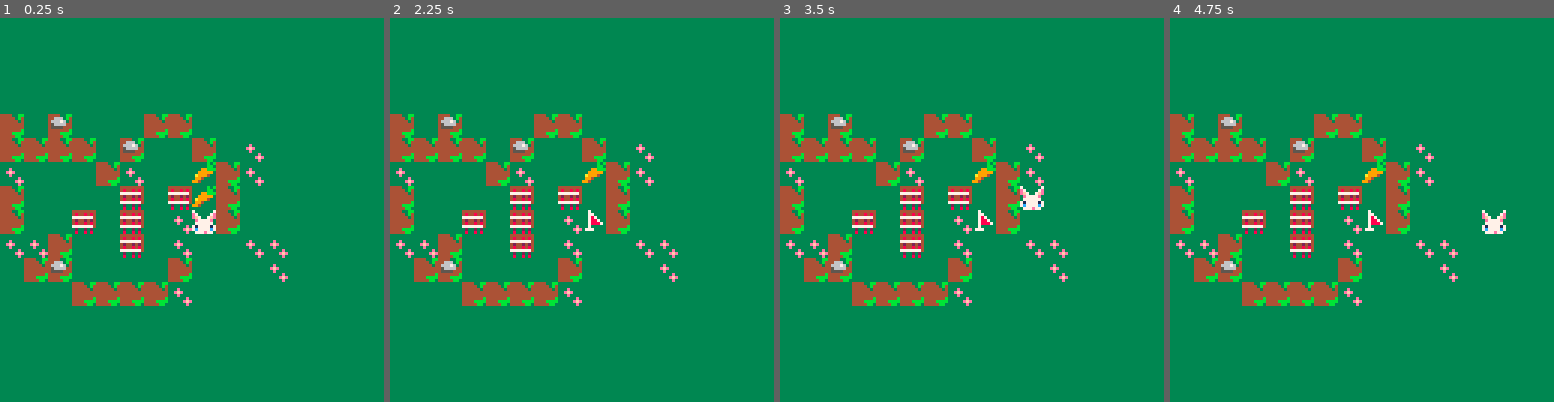
Above: before the commit, frames 1-4 (left to right).
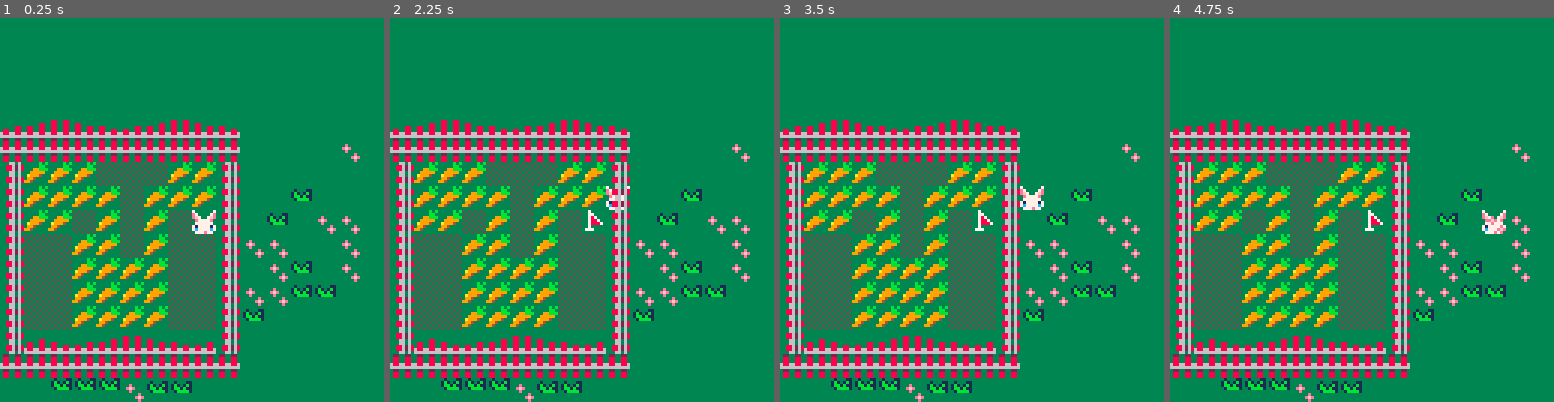
Above: after the commit, the same moments.

Repository: estellerostan/CARROTLAND
Game: PICO-8 cartridge carrotland.p8
Two runs of this game, one before a commit and one after it. Both use one fixed random seed, a clock stepped at 60 frames per second and the inputs below.
Inputs:
- Up to frame 1 (0.25 s): no input
- Up to frame 2 (2.25 s): hold Right 1.6-2.1 s; hold Up from 2.15 s (still down)
- Up to frame 3 (3.5 s): release Up at 2.42 s; hold Right 2.47-3.03 s; hold Left from 3.08 s (still down)
- Up to frame 4 (4.75 s): release Left at 3.58 s; hold Down 3.63-3.97 s; hold Right 4.02-4.68 s; hold Up from 4.73 s (still down)

The runs differ from the first frame. In frame 1, 28% of the frame differs, in the area x 0-94%, y 25-100%; in frame 2, 28%; in frame 3, 28%; in frame 4, 28%.

Commit message:
Draw all carrots for the level. Map improvements.
Carrots now drawn using a function. Map is now more structured : a fence that acts as the boundaries for the level, grey zones inside the fence where the rabbit is not supposed to walk on, more test plants.

Diff:
--- a/carrotland.p8
+++ b/carrotland.p8
@@ -6,13 +6,16 @@
 
 -- todo :
 -- 4. collisions
---    remove carrot if wlaked on
 --    prevent going back
---    prevent going out of bond
--- 5. basic animations
--- 6. retry + cleanup game
--- 7. win animation
--- 8. start screen art
+--    prevent going out of bound
+-- 5. score :
+--    based on time
+--    + number of carrots eaten
+-- 6. basic animations
+--    music
+-- 7. retry + cleanup game
+-- 8. win animation
+-- 9. start screen art
 
 
 -- improvements:
@@ -20,21 +23,6 @@
 -- add more levels
 -- tutorial
 -- level creator
-
-p_x = 64
-p_y =  64
-
-carrots = {}
-
-c_1 = {
-	x = 64,
-	y = 56
-}
-
-c_2 = {
-	x = 64,
-	y = 48
-}
 
 function _update()
 	if(btnp(0)) then
@@ -56,14 +44,14 @@
 
  -- carrots collisions
  for c in all(carrots) do
-	 if(p_y == c.y) then
+	 if(p_x == c.x and p_y == c.y) then
 			del(carrots, c)
 		end
 	end
 end
 
 function _draw()
-	rectfill(0,0,128,128,3)
+ cls(3)
 	spr(1, p_x, p_y)
 	map(0, 0, 0, 32, 128, 32)
 	-- start point flag
@@ -77,10 +65,32 @@
 end
 
 function _init()
-	add(carrots, c_1)
-	add(carrots, c_2)
+	p_x = 64
+	p_y =  64
+
+	carrots = {}
+
+ -- init carrots
+ local start = 48
+ local pas = 18
+ drawcarr(64, start, pas-8)
+ drawcarr(56, start, pas-8)
+ drawcarr(48, start+8, pas*2+8)
+ drawcarr(40, 80, pas)
+ drawcarr(32, start+8, pas*2+8)
+ drawcarr(24, start, pas-8)
+ drawcarr(24, 72, pas+8)
+ drawcarr(16, start, pas)
+ drawcarr(8, start, pas)
 end
 
+function drawcarr(c_x, c_y, pas)
+ 	for i = c_y, c_y+pas, 8 do
+	 	c = {x = c_x, y = i}
+			add(carrots, c)
+	end
+end
+
 
 
 
@@ -343,165 +353,165 @@
 0000000000000000000000000000000000000000000000000000000000000000000000000000000000000000000000000000000000000000000000000000000000000000000000000000000000000000000000000000000000000000000000000000000000000000000000000000000000000000000000000000000000000000
 0000000000000000000000000000000000000000000000000000000000000000000000000000000000000000000000000000000000000000000000000000000000000000000000000000000000000000000000000000000000000000000000000000000000000000000000000000000000000000000000000000000000000000
 __map__
-08000700000d08081a2000000000000000000000000000000000000000000000000000000000000000000000000000000000000000000000000000000000000000000000000000000000000000000000000000000000000000000000000000000000000000000000000000000000000000000000000000000000000000000000
-0808080800070000080d09000000000000000000000000000000000000000000000000000000000000000000000000000000000000000000000000000000000000000000000000000000000000000000000000000000000000000000000000000000000000000000000000000000000000000000000000000000000000000000
-0900000008090000000809000000000000000000000000000000000000000000000000000000000000000000000000000000000000000000000000000000000000000000000000000000000000000000000000000000000000000000000000000000000000000000000000000000000000000000000000000000000000000000
-08000000000a000a000800000000000000000000000000000000000000000000000000000000000000000000000000000000000000000000000000000000000000000000000000000000000000000000000000000000000000000000000000000000000000000000000000000000000000000000000000000000000000000000
-0800000a000a0009000800000000000000000000000000000000000000000000000000000000000000000000000000000000000000000000000000000000000000000000000000000000000000000000000000000000000000000000000000000000000000000000000000000000000000000000000000000000000000000000
-09090800000a0009002209090000000000000000000000000000000000000000000000000000000000000000000000000000000000000000000000000000000000000000000000000000000000000000000000000000000000000000000000000000000000000000000000000000000000000000000000000000000000000000
-20080700000000081a2020090000000000000000000000000000000000000000000000000000000000000000000000000000000000000000000000000000000000000000000000000000000000000000000000000000000000000000000000000000000000000000000000000000000000000000000000000000000000000000
-00002208080808091a2000000000000000000000000000000000000000000000000000000000000000000000000000000000000000000000000000000000000000000000000000000000000000000000000000000000000000000000000000000000000000000000000000000000000000000000000000000000000000000000
-000000000000222b000000000000000000000000000000000000000000000000000000000000000000000000000000000000000000000000000000000000000000000000000000000000000000000000000000000000000000000000000000000000000000000000000000000000000000000000000000000000000000000000
-0000000000000000000000000000000000000000000000000000000000000000000000000000000000000000000000000000000000000000000000000000000000000000000000000000000000000000000000000000000000000000000000000000000000000000000000000000000000000000000000000000000000000000
-0000000000000000000000000000000000000000000000000000000000000000000000000000000000000000000000000000000000000000000000000000000000000000000000000000000000000000000000000000000000000000000000000000000000000000000000000000000000000000000000000000000000000000
-0000000000000000000000000000000000000000000000000000000000000000000000000000000000000000000000000000000000000000000000000000000000000000000000000000000000000000000000000000000000000000000000000000000000000000000000000000000000000000000000000000000000000000
-0000000000000000000000000000000000000000000000000000000000000000000000000000000000000000000000000000000000000000000000000000000000000000000000000000000000000000000000000000000000000000000000000000000000000000000000000000000000000000000000000000000000000000
-0000000000000000000000000000000000000000000000000000000000000000000000000000000000000000000000000000000000000000000000000000000000000000000000000000000000000000000000000000000000000000000000000000000000000000000000000000000000000000000000000000000000000000
-0000000000000000000000000000000000000000000000000000000000000000000000000000000000000000000000000000000000000000000000000000000000000000000000000000000000000000000000000000000000000000000000000000000000000000000000000000000000000000000000000000000000000000
-0000000000000000000000000000000000000000000000000000000000000000000000000000000000000000000000000000000000000000000000000000000000000000000000000000000000000000000000000000000000000000000000000000000000000000000000000000000000000000000000000000000000000000
-0000000000000000000000000000000000000000000000000000000000000000000000000000000000000000000000000000000000000000000000000000000000000000000000000000000000000000000000000000000000000000000000000000000000000000000000000000000000000000000000000000000000000000
-0000000000000000000000000000000000000000000000000000000000000000000000000000000000000000000000000000000000000000000000000000000000000000000000000000000000000000000000000000000000000000000000000000000000000000000000000000000000000000000000000000000000000000
-0000000000000000000000000000000000000000000000000000000000000000000000000000000000000000000000000000000000000000000000000000000000000000000000000000000000000000000000000000000000000000000000000000000000000000000000000000000000000000000000000000000000000000
-0000000000000000000000000000000000000000000000000000000000000000000000000000000000000000000000000000000000000000000000000000000000000000000000000000000000000000000000000000000000000000000000000000000000000000000000000000000000000000000000000000000000000000
-0000000000000000000000000000000000000000000000000000000000000000000000000000000000000000000000000000000000000000000000000000000000000000000000000000000000000000000000000000000000000000000000000000000000000000000000000000000000000000000000000000000000000000
-0000000000000000000000000000000000000000000000000000000000000000000000000000000000000000000000000000000000000000000000000000000000000000000000000000000000000000000000000000000000000000000000000000000000000000000000000000000000000000000000000000000000000000
-0000000000000000000000000000000000000000000000000000000000000000000000000000000000000000000000000000000000000000000000000000000000000000000000000000000000000000000000000000000000000000000000000000000000000000000000000000000000000000000000000000000000000000
-0000000000000000000000000000000000000000000000000000000000000000000000000000000000000000000000000000000000000000000000000000000000000000000000000000000000000000000000000000000000000000000000000000000000000000000000000000000000000000000000000000000000000000
-0000000000000000000000000000000000000000000000000000000000000000000000000000000000000000000000000000000000000000000000000000000000000000000000000000000000000000000000000000000000000000000000000000000000000000000000000000000000000000000000000000000000000000
-0000000000000000000000000000000000000000000000000000000000000000000000000000000000000000000000000000000000000000000000000000000000000000000000000000000000000000000000000000000000000000000000000000000000000000000000000000000000000000000000000000000000000000
-0000000000000000000000000000000000000000000000000000000000000000000000000000000000000000000000000000000000000000000000000000000000000000000000000000000000000000000000000000000000000000000000000000000000000000000000000000000000000000000000000000000000000000
-0000000000000000000000000000000000000000000000000000000000000000000000000000000000000000000000000000000000000000000000000000000000000000000000000000000000000000000000000000000000000000000000000000000000000000000000000000000000000000000000000000000000000000
-0000000000000000000000000000000000000000000000000000000000000000000000000000000000000000000000000000000000000000000000000000000000000000000000000000000000000000000000000000000000000000000000000000000000000000000000000000000000000000000000000000000000000000
-0000000000000000000000000000000000000000000000000000000000000000000000000000000000000000000000000000000000000000000000000000000000000000000000000000000000000000000000000000000000000000000000000000000000000000000000000000000000000000000000000000000000000000
-0000000000000000000000000000000000000000000000000000000000000000000000000000000000000000000000000000000000000000000000000000000000000000000000000000000000000000000000000000000000000000000000000000000000000000000000000000000000000000000000000000000000000000
-0000000000000000000000000000000000000000000000000000000000000000000000000000000000000000000000000000000000000000000000000000000000000000000000000000000000000000000000000000000000000000000000000000000000000000000000000000000000000000000000000000000000000000
-…(130 lines of a section not shown)…
+2a2d2b2c292a2d2b2c2900000000000000000000000000000000000000000000000000000000000000000000000000000000000000000000000000000000000000000000000000000000000000000000000000000000000000000000000000000000000000000000000000000000000000000000000000000000000000000000
+2525252525252525252500000000090000000000000000000000000000000000000000000000000000000000000000000000000000000000000000000000000000000000000000000000000000000000000000000000000000000000000000000000000000000000000000000000000000000000000000000000000000000000
+350000000b0b0b00003500000000000000000000000000000000000000000000000000000000000000000000000000000000000000000000000000000000000000000000000000000000000000000000000000000000000000000000000000000000000000000000000000000000000000000000000000000000000000000000
+35000000000b0000003500002200000000000000000000000000000000000000000000000000000000000000000000000000000000000000000000000000000000000000000000000000000000000000000000000000000000000000000000000000000000000000000000000000000000000000000000000000000000000000
+3500000b000b000b003500220009090000000000000000000000000000000000000000000000000000000000000000000000000000000000000000000000000000000000000000000000000000000000000000000000000000000000000000000000000000000000000000000000000000000000000000000000000000000000
+350b0b00000b000b0b3509090000090000000000000000000000000000000000000000000000000000000000000000000000000000000000000000000000000000000000000000000000000000000000000000000000000000000000000000000000000000000000000000000000000000000000000000000000000000000000
+350b0b000000000b0b3520092200090000000000000000000000000000000000000000000000000000000000000000000000000000000000000000000000000000000000000000000000000000000000000000000000000000000000000000000000000000000000000000000000000000000000000000000000000000000000
+350b0b000000000b0b3509092222000000000000000000000000000000000000000000000000000000000000000000000000000000000000000000000000000000000000000000000000000000000000000000000000000000000000000000000000000000000000000000000000000000000000000000000000000000000000
+350b0b000000000b0b3522000000000000000000000000000000000000000000000000000000000000000000000000000000000000000000000000000000000000000000000000000000000000000000000000000000000000000000000000000000000000000000000000000000000000000000000000000000000000000000
+352d292a2d2b2c292a3500000000000000000000000000000000000000000000000000000000000000000000000000000000000000000000000000000000000000000000000000000000000000000000000000000000000000000000000000000000000000000000000000000000000000000000000000000000000000000000
+2525252525252525252500000000000000000000000000000000000000000000000000000000000000000000000000000000000000000000000000000000000000000000000000000000000000000000000000000000000000000000000000000000000000000000000000000000000000000000000000000000000000000000
+0000323232092222000000000000000000000000000000000000000000000000000000000000000000000000000000000000000000000000000000000000000000000000000000000000000000000000000000000000000000000000000000000000000000000000000000000000000000000000000000000000000000000000
+0000000000000000000000000000000000000000000000000000000000000000000000000000000000000000000000000000000000000000000000000000000000000000000000000000000000000000000000000000000000000000000000000000000000000000000000000000000000000000000000000000000000000000
+0000000000000000000000000000000000000000000000000000000000000000000000000000000000000000000000000000000000000000000000000000000000000000000000000000000000000000000000000000000000000000000000000000000000000000000000000000000000000000000000000000000000000000
+0000000000000000000000000000000000000000000000000000000000000000000000000000000000000000000000000000000000000000000000000000000000000000000000000000000000000000000000000000000000000000000000000000000000000000000000000000000000000000000000000000000000000000
+0000000000000000000000000000000000000000000000000000000000000000000000000000000000000000000000000000000000000000000000000000000000000000000000000000000000000000000000000000000000000000000000000000000000000000000000000000000000000000000000000000000000000000
+0000000000000000000000000000000000000000000000000000000000000000000000000000000000000000000000000000000000000000000000000000000000000000000000000000000000000000000000000000000000000000000000000000000000000000000000000000000000000000000000000000000000000000
+0000000000000000000000000000000000000000000000000000000000000000000000000000000000000000000000000000000000000000000000000000000000000000000000000000000000000000000000000000000000000000000000000000000000000000000000000000000000000000000000000000000000000000
+0000000000000000000000000000000000000000000000000000000000000000000000000000000000000000000000000000000000000000000000000000000000000000000000000000000000000000000000000000000000000000000000000000000000000000000000000000000000000000000000000000000000000000
+0000000000000000000000000000000000000000000000000000000000000000000000000000000000000000000000000000000000000000000000000000000000000000000000000000000000000000000000000000000000000000000000000000000000000000000000000000000000000000000000000000000000000000
+0000000000000000000000000000000000000000000000000000000000000000000000000000000000000000000000000000000000000000000000000000000000000000000000000000000000000000000000000000000000000000000000000000000000000000000000000000000000000000000000000000000000000000
+0000000000000000000000000000000000000000000000000000000000000000000000000000000000000000000000000000000000000000000000000000000000000000000000000000000000000000000000000000000000000000000000000000000000000000000000000000000000000000000000000000000000000000
+0000000000000000000000000000000000000000000000000000000000000000000000000000000000000000000000000000000000000000000000000000000000000000000000000000000000000000000000000000000000000000000000000000000000000000000000000000000000000000000000000000000000000000
+0000000000000000000000000000000000000000000000000000000000000000000000000000000000000000000000000000000000000000000000000000000000000000000000000000000000000000000000000000000000000000000000000000000000000000000000000000000000000000000000000000000000000000
+0000000000000000000000000000000000000000000000000000000000000000000000000000000000000000000000000000000000000000000000000000000000000000000000000000000000000000000000000000000000000000000000000000000000000000000000000000000000000000000000000000000000000000
+0000000000000000000000000000000000000000000000000000000000000000000000000000000000000000000000000000000000000000000000000000000000000000000000000000000000000000000000000000000000000000000000000000000000000000000000000000000000000000000000000000000000000000
+0000000000000000000000000000000000000000000000000000000000000000000000000000000000000000000000000000000000000000000000000000000000000000000000000000000000000000000000000000000000000000000000000000000000000000000000000000000000000000000000000000000000000000
+0000000000000000000000000000000000000000000000000000000000000000000000000000000000000000000000000000000000000000000000000000000000000000000000000000000000000000000000000000000000000000000000000000000000000000000000000000000000000000000000000000000000000000
+0000000000000000000000000000000000000000000000000000000000000000000000000000000000000000000000000000000000000000000000000000000000000000000000000000000000000000000000000000000000000000000000000000000000000000000000000000000000000000000000000000000000000000
+0000000000000000000000000000000000000000000000000000000000000000000000000000000000000000000000000000000000000000000000000000000000000000000000000000000000000000000000000000000000000000000000000000000000000000000000000000000000000000000000000000000000000000
+0000000000000000000000000000000000000000000000000000000000000000000000000000000000000000000000000000000000000000000000000000000000000000000000000000000000000000000000000000000000000000000000000000000000000000000000000000000000000000000000000000000000000000
+0000000000000000000000000000000000000000000000000000000000000000000000000000000000000000000000000000000000000000000000000000000000000000000000000000000000000000000000000000000000000000000000000000000000000000000000000000000000000000000000000000000000000000
+…(130 lines of a section not shown)…
Not shown, changed: 32 lines of the sprite sheet (__gfx__) section of carrotland.p8
